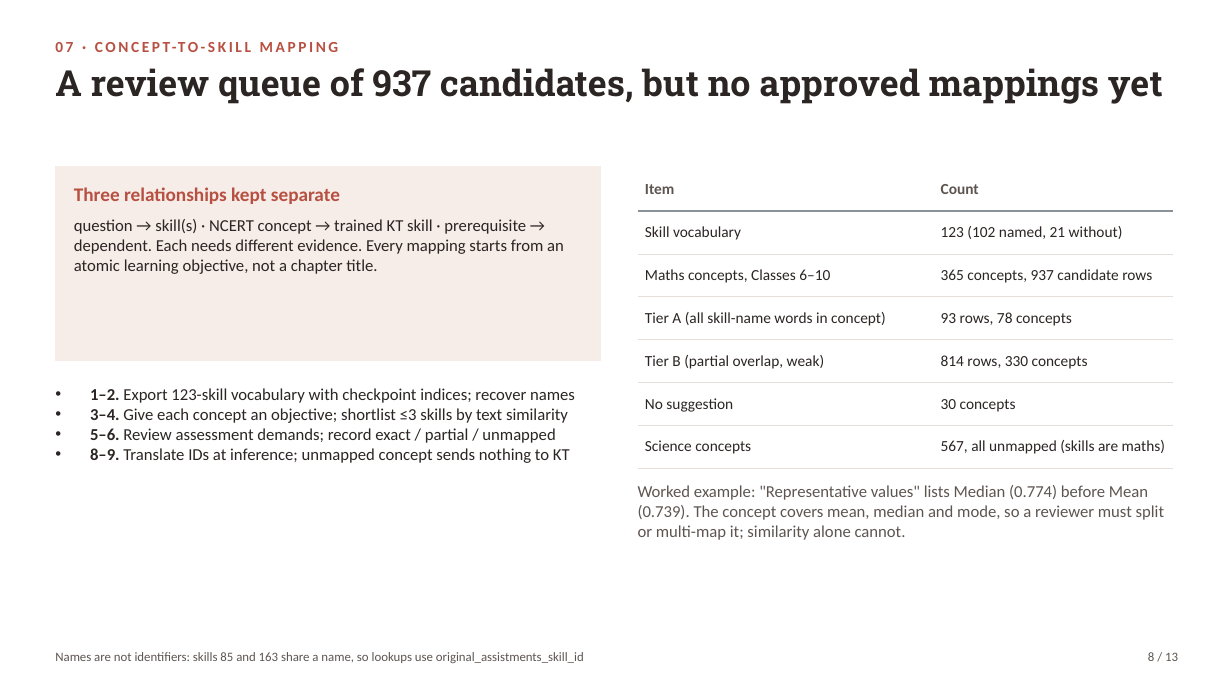
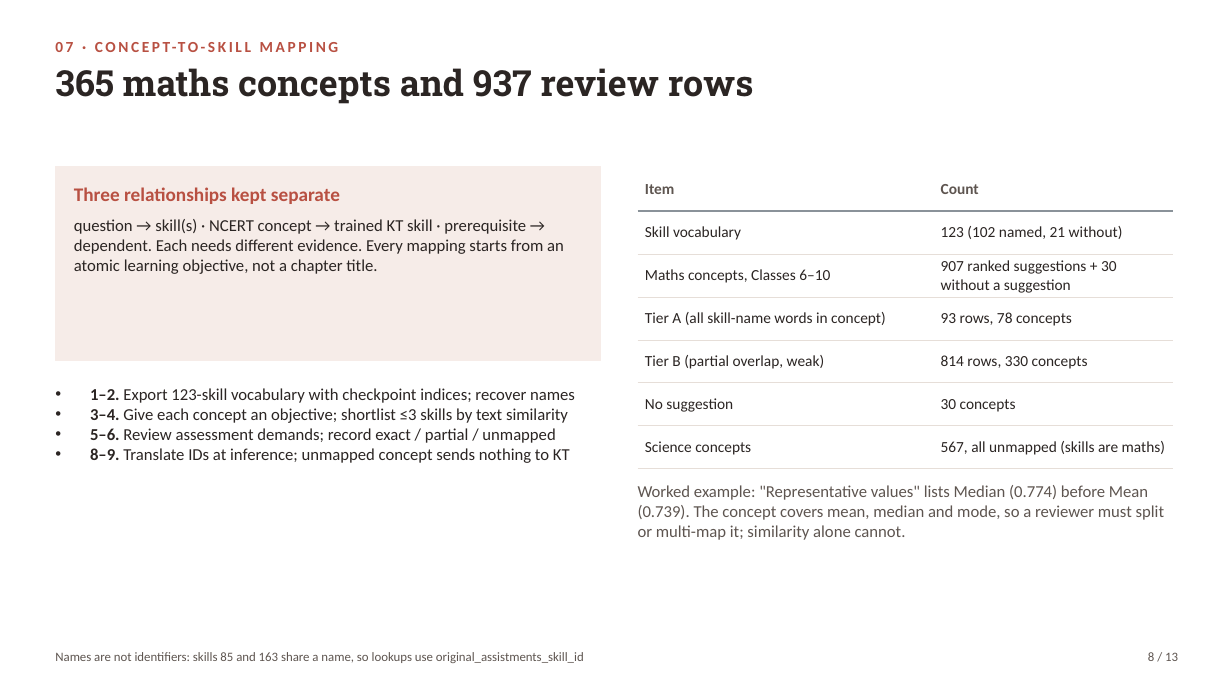
Before and after one commit to Hariomkr147/Group-2-DS-and-AI-Lab-Project, a slide deck: slide 8 of docs/milestone 4/M4_Presentation.pptx. Drawn at 1232x693 pixels with LibreOffice and Linux fonts; fonts in the diff are those of the drawing. Boxes give left, top, right and bottom in pixels: in the first picture for what was removed or moved away, otherwise in the second. Text is boxed around its words. In the diff, an @@ line names an element or a change of style, - is before the commit and + after.

Commit message:
review doc and updating signature

```diff
--- a/docs/milestone 4/M4_Presentation.pptx
+++ b/docs/milestone 4/M4_Presentation.pptx
@@ text at <box>55,68,754,104</box>: text changed @@
-A review queue of 937 candidates, but no approved mappings yet
+365 maths concepts and 937 review rows
@@ table at <box>638,168,1174,469</box> @@
-row 3, column 2: 365 concepts, 937 candidate rows
+row 3, column 2: 907 ranked suggestions + 30 without a suggestion
```
Also in this commit, not shown: 12 other slides changed, 6 other files.
